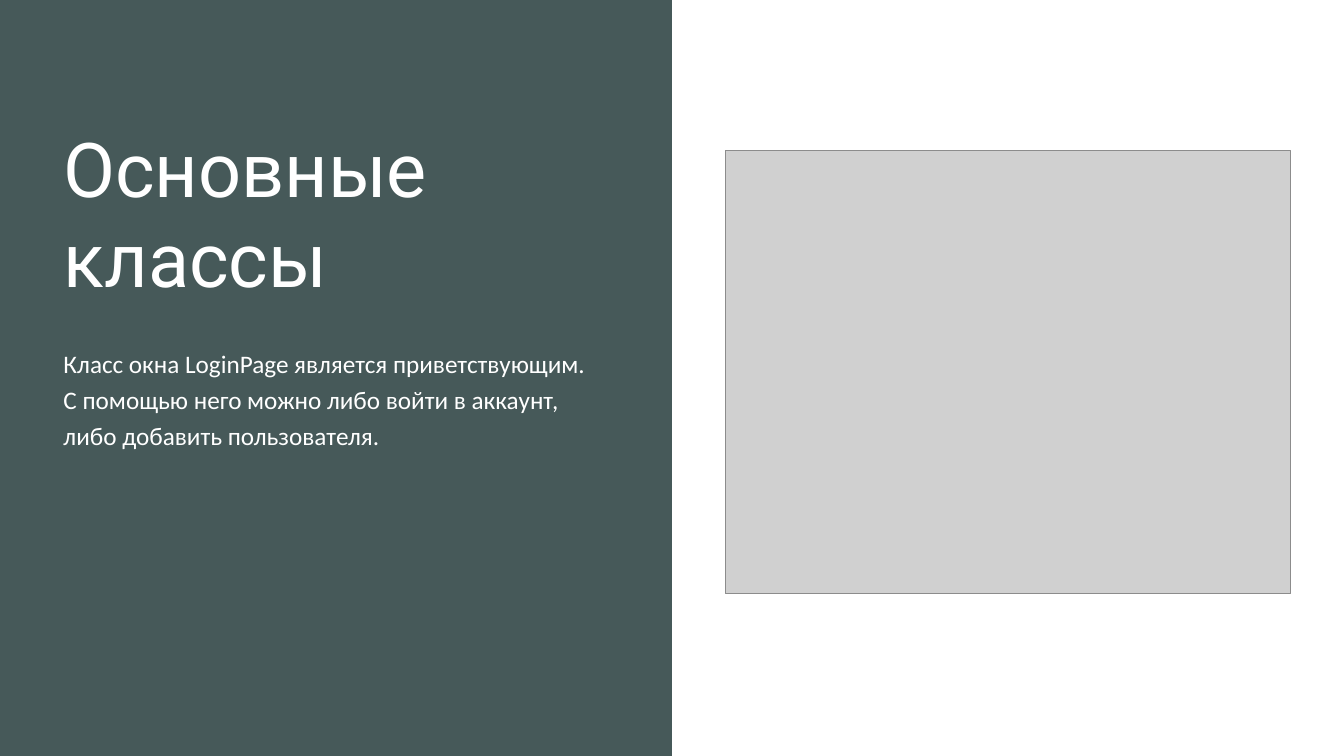
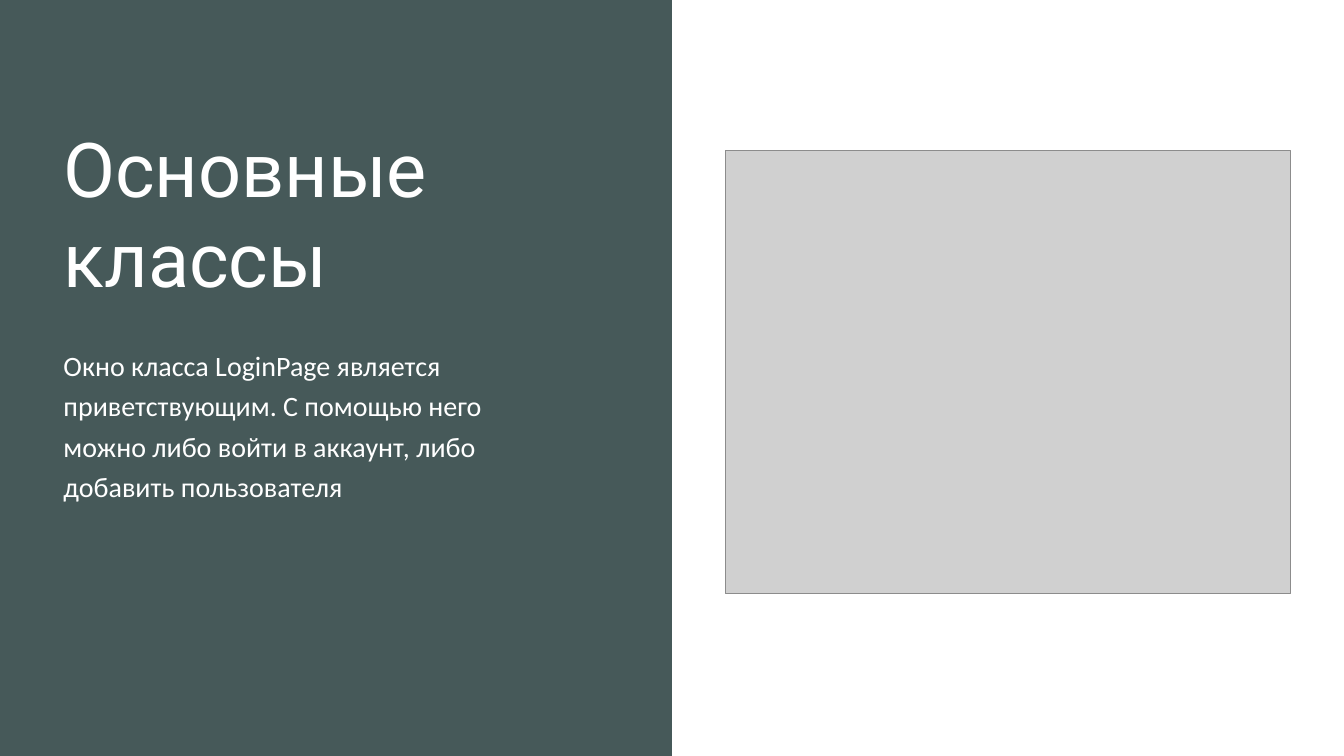
Before and after one commit to Ha4trueKa4/Qt_Project_VirtualWallet, a slide deck: slide 5 of Презентация.pptx (slide 7 before the commit). Drawn at 1344x756 pixels with LibreOffice and Linux fonts; fonts in the diff are those of the drawing; grey boxes stand for pictures. Boxes give left, top, right and bottom in pixels: in the first picture for what was removed or moved away, otherwise in the second. Text is boxed around its words. In the diff, an @@ line names an element or a change of style, - is before the commit and + after.

```diff
--- a/Презентация.pptx
+++ b/Презентация.pptx
@@ text at [63, 357, 481, 502]: text changed; size 18 to 20 pt @@
-Класс окна LoginPage является приветствующим. С помощью него можно либо войти в аккаунт, либо добавить пользователя.
+Окно класса LoginPage является приветствующим. С помощью него можно либо войти в аккаунт, либо добавить пользователя
```
Also in this commit, not shown: 7 other slides changed, 4 slides added, 1 slide removed, 24 other files.
